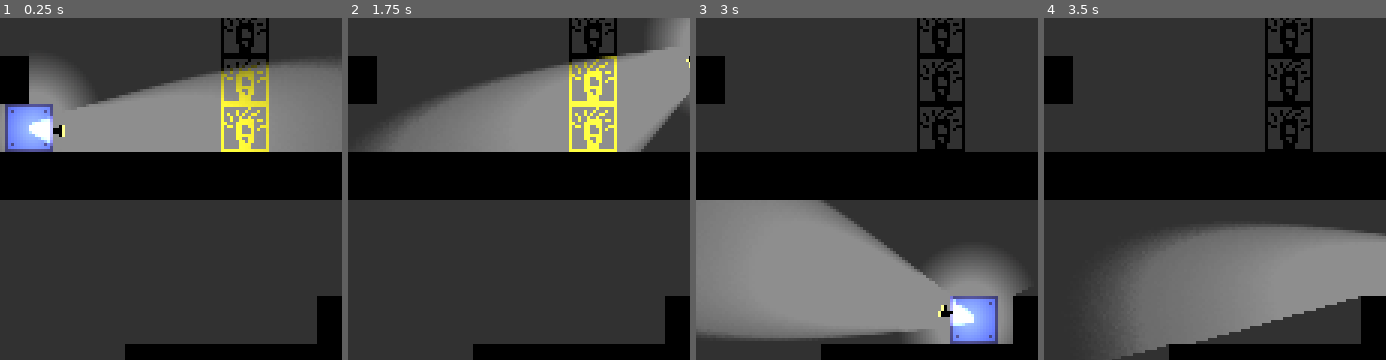
Above: before the commit, frames 1-4 (left to right).
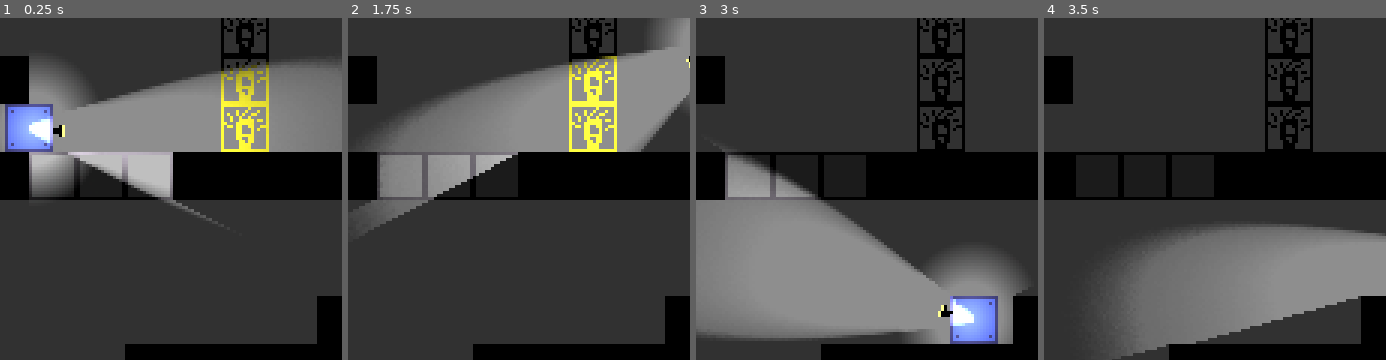
Above: after the commit, the same moments.

Repository: DylanPerry2098/ScreenTear
Game: Godot game, scene res://scenes/levels/test_room.tscn
Same seed, same stepped clock (60 frames per second), same inputs: the game is played once before the commit and once after it.
Inputs (mouse positions are % of the whole screen's width and height, from its top left):
- Up to frame 1 (0.25 s): no input
- Up to frame 2 (1.75 s): tap Enter at 0.5 s; move the mouse to (75, 44) at 0.52 s; hold D (move_right) from 0.53 s (still down); tap E (interact) at 0.6, 1.35 s; tap Space (jump) at 0.77, 1.52 s; move the mouse to (28, 56) at 1.27 s
- Up to frame 3 (3 s): move the mouse to (61, 25) at 2.02 s; release D (move_right) at 2.03 s; hold A (move_left) 2.03-2.78 s; tap E (interact) at 2.1, 2.85 s; move the mouse to (44, 72) at 2.77 s; hold D (move_right) from 2.78 s (still down)
- Up to frame 4 (3.5 s): keep holding D (move_right); tap Space (jump) at 3.02 s
The pictures show only the part of the screen within x 11-61%, y 30-80%; the shares and areas given below are measured in that part.

The runs differ from the first frame. In frame 1, 5.6% of the frame differs, in the area x 8-64%, y 39-61%; in frame 2, 6.4%, in the area x 2-50%, y 39-62%; in frame 3, 5.0%; in frame 4, 4.5%.

Commit message:
glass blocks

Diff:
--- a/scenes/levels/test_room.tscn
+++ b/scenes/levels/test_room.tscn
@@ -6,6 +6,7 @@
 [ext_resource type="Texture2D" uid="uid://ded8qt6oksnny" path="res://assets/dark_light_block.png" id="3_knmjg"]
 [ext_resource type="Texture2D" uid="uid://2tnhi35ip01" path="res://assets/impermenant.png" id="4_asmw1"]
 [ext_resource type="Texture2D" uid="uid://bh5mvh4mcrglb" path="res://assets/impermenant_seen.png" id="5_sa601"]
+[ext_resource type="Texture2D" uid="uid://hr65r3elty4s" path="res://assets/glass_block.png" id="6_sa601"]
 
 [sub_resource type="TileSetAtlasSource" id="TileSetAtlasSource_knmjg"]
 texture = ExtResource("1_anjkr")
@@ -38,6 +39,11 @@
 0:0/0/physics_layer_0/polygon_0/points = PackedVector2Array(-8, -8, 8, -8, 8, 8, -8, 8)
 0:0/0/physics_layer_1/polygon_0/points = PackedVector2Array(-8, -8, 8, -8, 8, 8, -8, 8)
 
+[sub_resource type="TileSetAtlasSource" id="TileSetAtlasSource_op2op"]
+texture = ExtResource("6_sa601")
+0:0/0 = 0
+0:0/0/physics_layer_0/polygon_0/points = PackedVector2Array(-8, -8, 8, -8, 8, 8, -8, 8)
+
 [sub_resource type="TileSet" id="TileSet_i31h3"]
 occlusion_layer_0/light_mask = 1
 occlusion_layer_0/sdf_collision = true
@@ -49,6 +55,7 @@
 sources/2 = SubResource("TileSetAtlasSource_asmw1")
 sources/4 = SubResource("TileSetAtlasSource_s3biy")
 sources/3 = SubResource("TileSetAtlasSource_ff50h")
+sources/5 = SubResource("TileSetAtlasSource_op2op")
 
 [node name="TestRoom" type="Node2D" unique_id=2089002660]
 
@@ -58,7 +65,7 @@
 color = Color(1, 1, 1, 0.3647059)
 
 [node name="TileMapLayer" type="TileMapLayer" parent="." unique_id=1719518811]
-tile_map_data = PackedByteArray("AAAAAAgAAQAAAAAAAAABAAgAAQA …(101 unchanged characters)… AAAHAAgAAQAAAAAAAAAGAAgAAQAAAAAAAAAFAAgAAQAAAAAAAAAEAAgAAQAAAAAAAAADAAgAAQAAAAAAAAAAAAAAAQAAAAAAAAAAAAYAAQAAAAAAA …(1541 unchanged characters)…
+tile_map_data = PackedByteArray("AAAAAAgAAQAAAAAAAAABAAgAAQA …(101 unchanged characters)… AAAHAAgAAQAAAAAAAAAGAAgAAQAAAAAAAAAFAAgABQAAAAAAAAAEAAgABQAAAAAAAAADAAgABQAAAAAAAAAAAAAAAQAAAAAAAAAAAAYAAQAAAAAAA …(1541 unchanged characters)…
 tile_set = SubResource("TileSet_i31h3")
 
 [node name="CanvasModulate" type="CanvasModulate" parent="." unique_id=676089084]
Binary file added: assets/glass_block.png
Not shown, added: assets/glass_block.png.import
